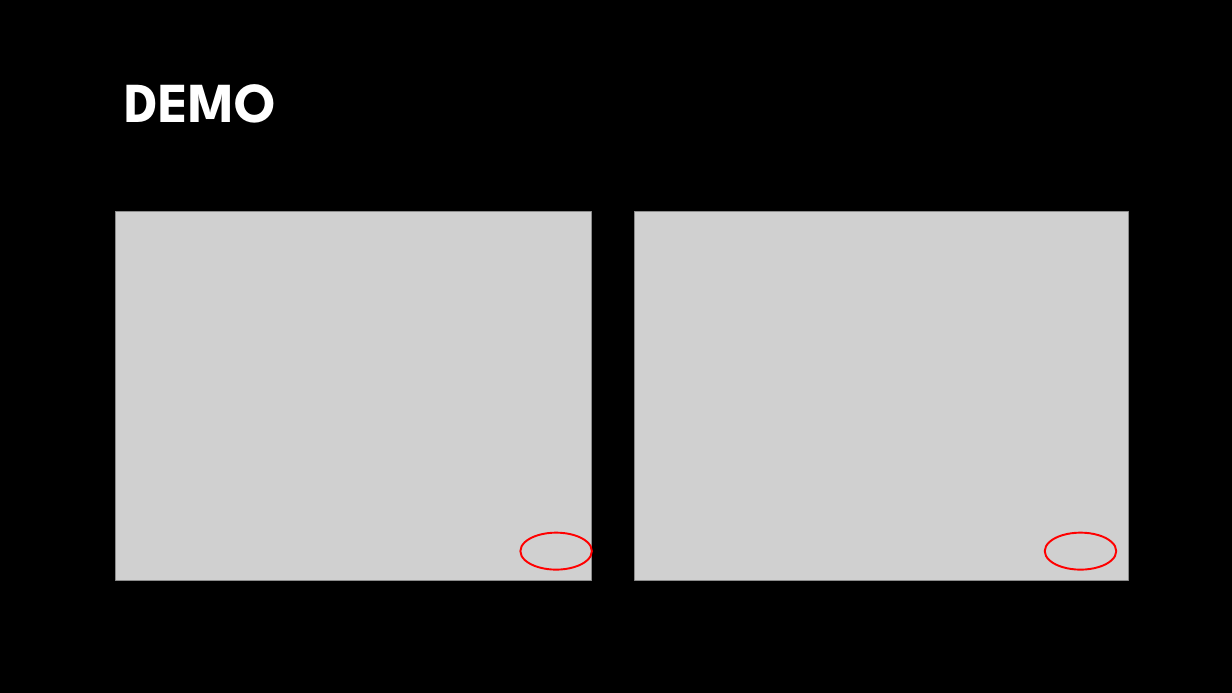
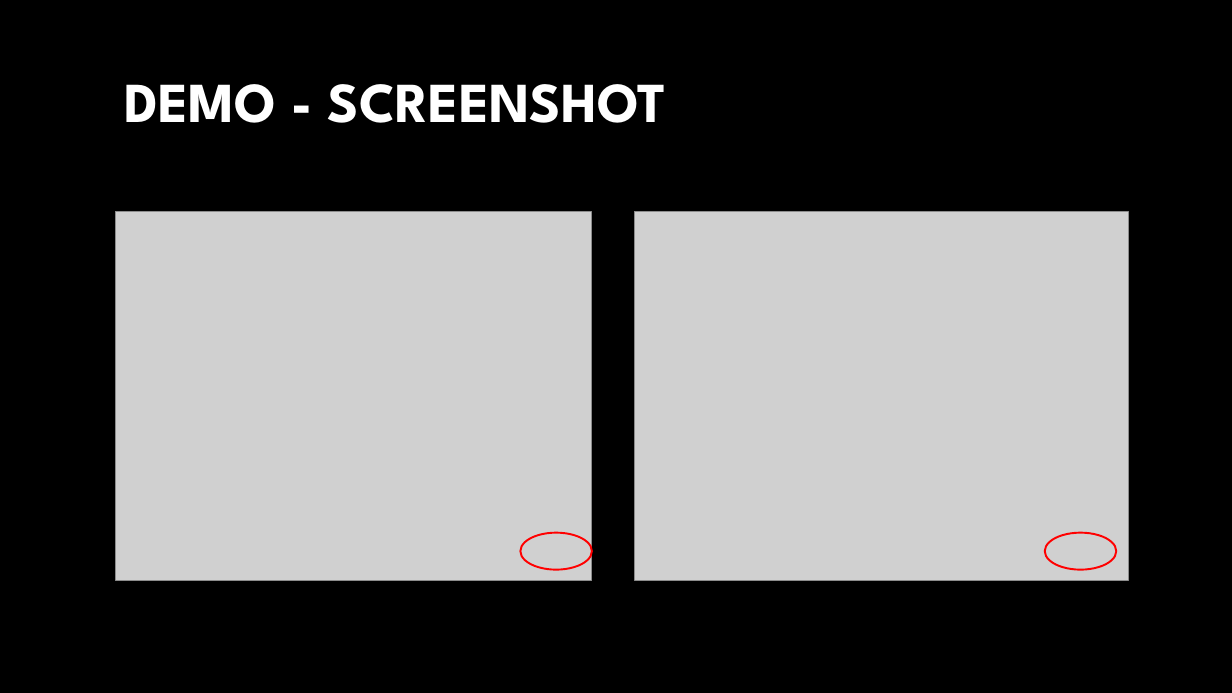
Before and after one commit to aaronk313/dsi, a slide deck: slide 17 of capstone-aaronkim.pptx. Drawn at 1232x693 pixels with LibreOffice and Linux fonts; fonts in the diff are those of the drawing; grey boxes stand for pictures; background and template pictures are left out. Boxes give left, top, right and bottom in pixels: in the first picture for what was removed or moved away, otherwise in the second. Text is boxed around its words. In the diff, an @@ line names an element or a change of style, - is before the commit and + after.

```diff
--- a/capstone-aaronkim.pptx
+++ b/capstone-aaronkim.pptx
@@ title at box(125, 84, 667, 123): text changed @@
-DEMO
+DEMO - SCREENSHOT
```
Also in this commit, not shown: 11 other slides changed, 4 other files.
